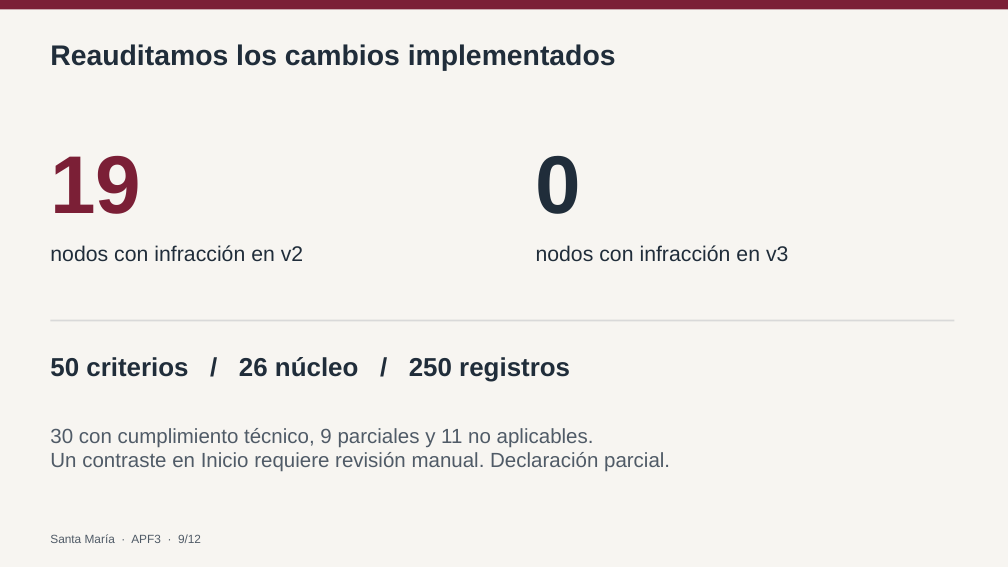
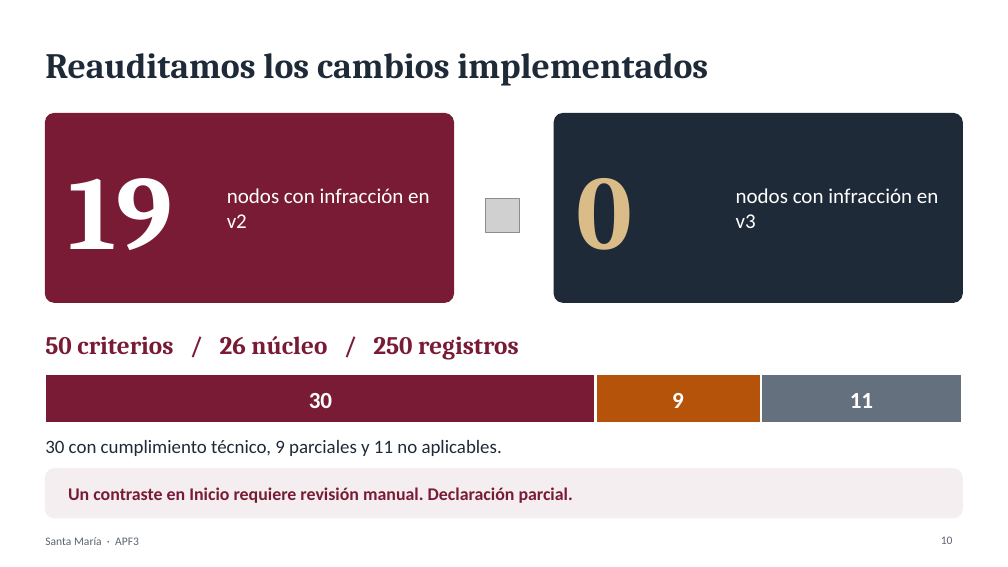
Before and after one commit to BruGeth/IHM_Colegio_Santa_Maria_Reyna_Angeles, a slide deck: slide 10 of avance informe 3/APF3_Grupo5_SantaMaria.pptx (slide 9 before the commit). Drawn at 1008x567 pixels with LibreOffice and Linux fonts; fonts in the diff are those of the drawing; grey boxes stand for pictures. Boxes give left, top, right and bottom in pixels: in the first picture for what was removed or moved away, otherwise in the second. Text is boxed around its words. In the diff, an @@ line names an element or a change of style, - is before the commit and + after.

```diff
--- a/avance informe 3/APF3_Grupo5_SantaMaria.pptx
+++ b/avance informe 3/APF3_Grupo5_SantaMaria.pptx
@@ background #F7F5F1 to #FFFFFF @@
@@ rectangle removed at (0,0,1008,9) @@
@@ title "Reauditamos los cambios implementados": place and size @@
-title "Reauditamos los cambios implementados" at (50,44,616,71)
+title "Reauditamos los cambios implementados" at (45,53,708,86)
@@ title "Reauditamos los cambios implementados" at (45,53,708,86): size 27 to 34 pt, font Arial to Cambria, text colour #202D3A to #1E2A38; vertical alignment top to middle @@
@@ rounded rectangle added at (45,113,454,302), fill #7A1B35, outline #7A1B35 1 pt @@
@@ rounded rectangle added at (554,113,963,302), fill #1E2A38, outline #1E2A38 1 pt @@
@@ text "19": place and size @@
-text "19" at (50,156,141,214)
+text "19" at (68,178,172,250)
@@ text "19" at (68,178,172,250): size 78 to 100 pt, font Arial to Cambria, text colour #7B1F36 to #FFFFFF; vertical alignment top to middle @@
@@ text "nodos con infracción en v2": place and size @@
-text "nodos con infracción en v2" at (50,245,303,261)
+text "nodos con infracción en v2" at (227,188,429,228)
@@ text "nodos con infracción en v2" at (227,188,429,228): size 20.2 to 20 pt, font Arial to Calibri, text colour #202D3A to #FFFFFF; vertical alignment top to middle @@
@@ text "0": place and size @@
-text "0" at (535,156,581,214)
+text "0" at (577,178,633,250)
@@ text "0" at (577,178,633,250): size 78 to 100 pt, font Arial to Cambria, text colour #202D3A to #D9BC88; vertical alignment top to middle @@
@@ text "nodos con infracción en v3" at (736,188,938,228): size 20.2 to 20 pt, font Arial to Calibri, text colour #202D3A to #FFFFFF; vertical alignment top to middle @@
@@ text "nodos con infracción en v3": place and size @@
-text "nodos con infracción en v3" at (536,245,788,261)
+text "nodos con infracción en v3" at (736,188,938,228)
@@ ellipse added at (469,181,537,250), fill #FFFFFF, outline #FFFFFF 1 pt @@
@@ picture added at (485,198,520,232) @@
@@ text "50 criterios / 26 núcleo ...": place and size @@
-text "50 criterios / 26 núcleo ..." at (50,357,570,382)
+text "50 criterios / 26 núcleo ..." at (45,336,519,360)
@@ text "50 criterios / 26 núcleo ..." at (45,336,519,360): size 24.8 to 24 pt, font Arial to Cambria, text colour #202D3A to #7A1B35; vertical alignment top to middle @@
@@ rectangle removed at (51,320,955,321) @@
@@ rectangle added at (45,374,596,423), fill #7A1B35, outline #FFFFFF 2 pt @@
@@ rectangle added at (596,374,761,423), fill #B45309, outline #FFFFFF 2 pt @@
@@ rectangle added at (761,374,963,423), fill #64707D, outline #FFFFFF 2 pt @@
@@ text added at (309,393,332,408), 22 pt, text #FFFFFF, bold @@
+30
@@ text added at (672,393,684,408), 22 pt, text #FFFFFF, bold @@
+9
@@ text added at (850,393,873,408), 22 pt, text #FFFFFF, bold @@
+11
@@ text "30 con cumplimiento técnico, 9 ...": place and size @@
-text "30 con cumplimiento técnico, 9 ..." at (50,428,670,472)
+text "30 con cumplimiento técnico, 9 ..." at (45,440,502,456)
@@ text "30 con cumplimiento técnico, 9 ..." at (45,440,502,456): size 19.5 to 18 pt, font Arial to Calibri, text colour #505B67 to #1E2A38; vertical alignment top to middle @@
@@ rounded rectangle added at (45,469,963,518), fill #F4EEF0, outline #F4EEF0 1 pt @@
@@ text at (50,452,670,472): paragraph removed @@
-Un contraste en Inicio requiere revisión manual. Declaración parcial.
@@ text added at (68,487,573,503), 17 pt, text #7A1B35, bold @@
+Un contraste en Inicio requiere revisión manual. Declaración parcial.
@@ text added at (45,537,139,545), 11 pt, text #5B6470 @@
+Santa María · APF3
@@ text removed at (50,534,201,543) @@
-Santa María · APF3 · 9/12
@@ page number added at (941,536,953,544), 11 pt, text #5B6470 @@
+10
```
Also in this commit, not shown: 11 other slides changed.
